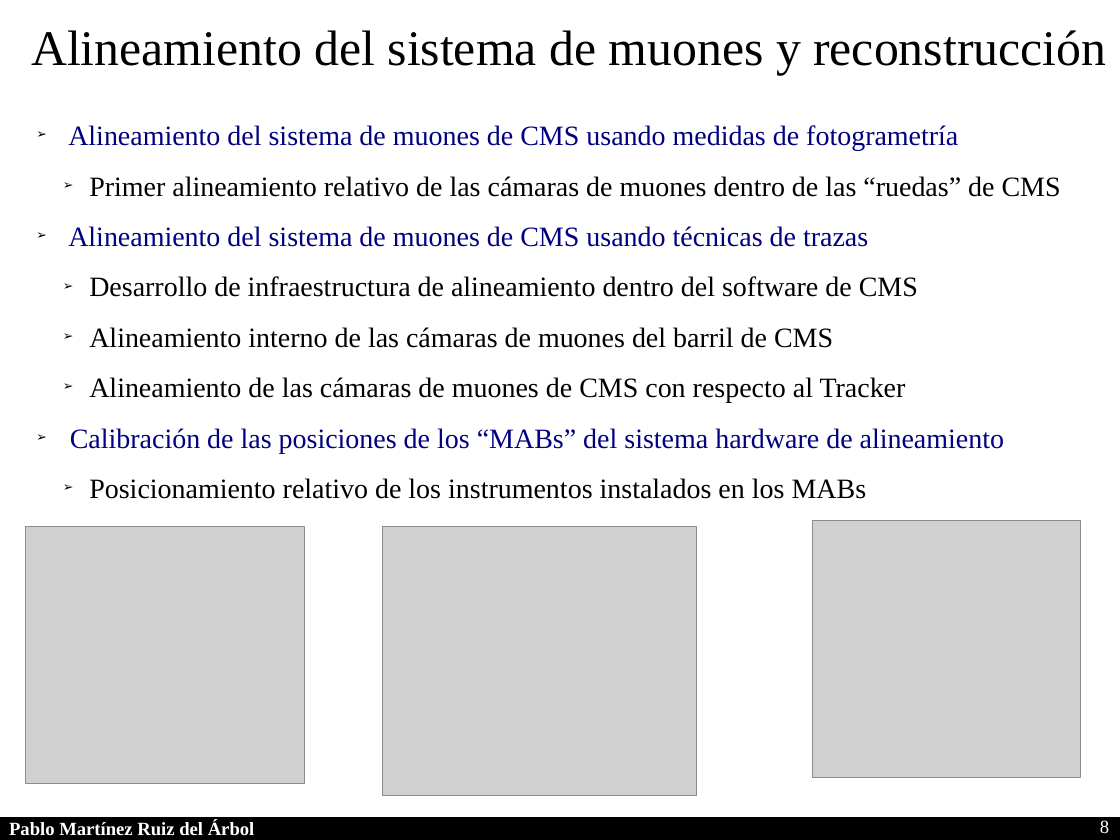
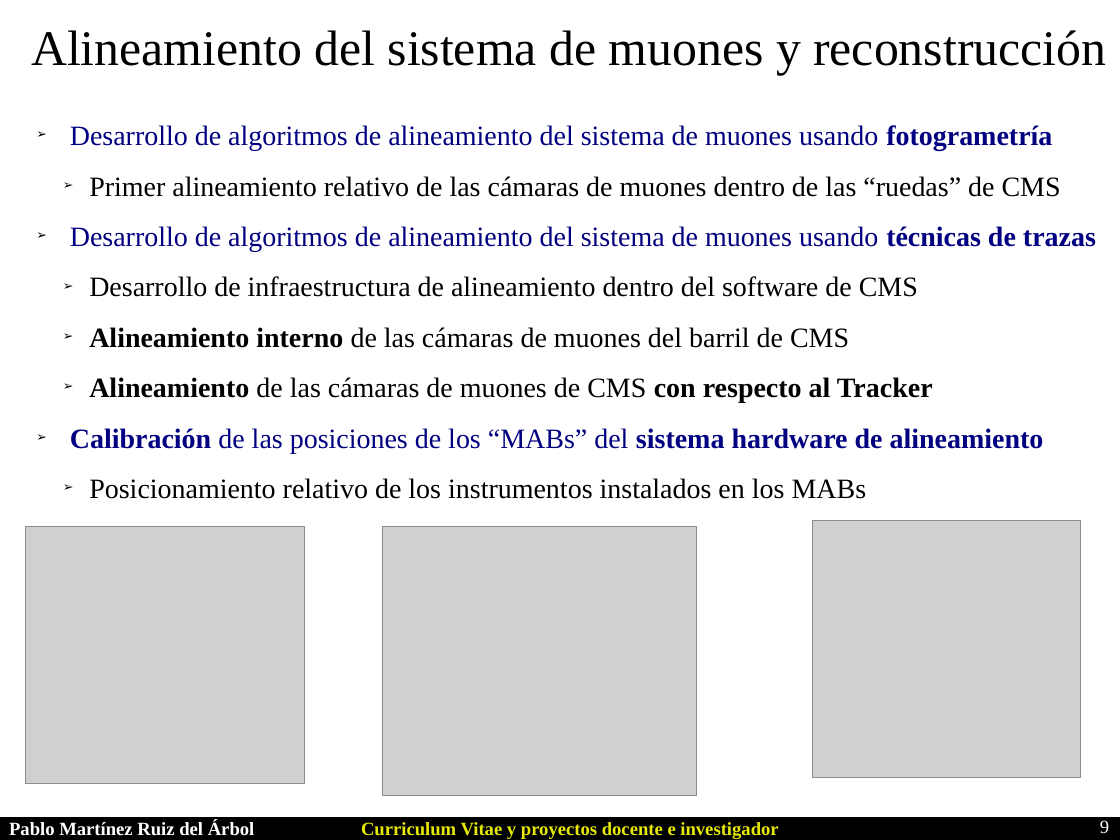
Before and after one commit to parbol/Plaza, a slide deck: slide 9 of Presentacion/Presentacion.odp (slide 8 before the commit). Drawn at 1120x840 pixels with LibreOffice and Linux fonts; fonts in the diff are those of the drawing; grey boxes stand for pictures. Boxes give left, top, right and bottom in pixels: in the first picture for what was removed or moved away, otherwise in the second. Text is boxed around its words. In the diff, an @@ line names an element or a change of style, - is before the commit and + after.

```diff
--- a/Presentacion/Presentacion.odp
+++ b/Presentacion/Presentacion.odp
@@ text at [70, 125, 1052, 151]: text changed @@
-➢ Alineamiento del sistema de muones de CMS usando medidas de fotogrametría
+➢ Desarrollo de algoritmos de alineamiento del sistema de muones usando fotogrametría
@@ text at [70, 226, 1096, 252]: text changed @@
-➢ Alineamiento del sistema de muones de CMS usando técnicas de trazas
+➢ Desarrollo de algoritmos de alineamiento del sistema de muones usando técnicas de trazas
@@ text at [70, 327, 1044, 453]: bold on in "Alineamiento interno", "Alineamiento con respecto al Tracker", "Calibración sistema hardware de alineamiento" @@
@@ text added at [361, 822, 778, 839], 12 pt, text #E6E905, bold @@
+Curriculum Vitae y proyectos docente e investigador
@@ page number at [1100, 820, 1109, 834]: text changed @@
-8
+9
```
Also in this commit, not shown: 17 other slides changed, 3 slides added, 2 slides removed.
